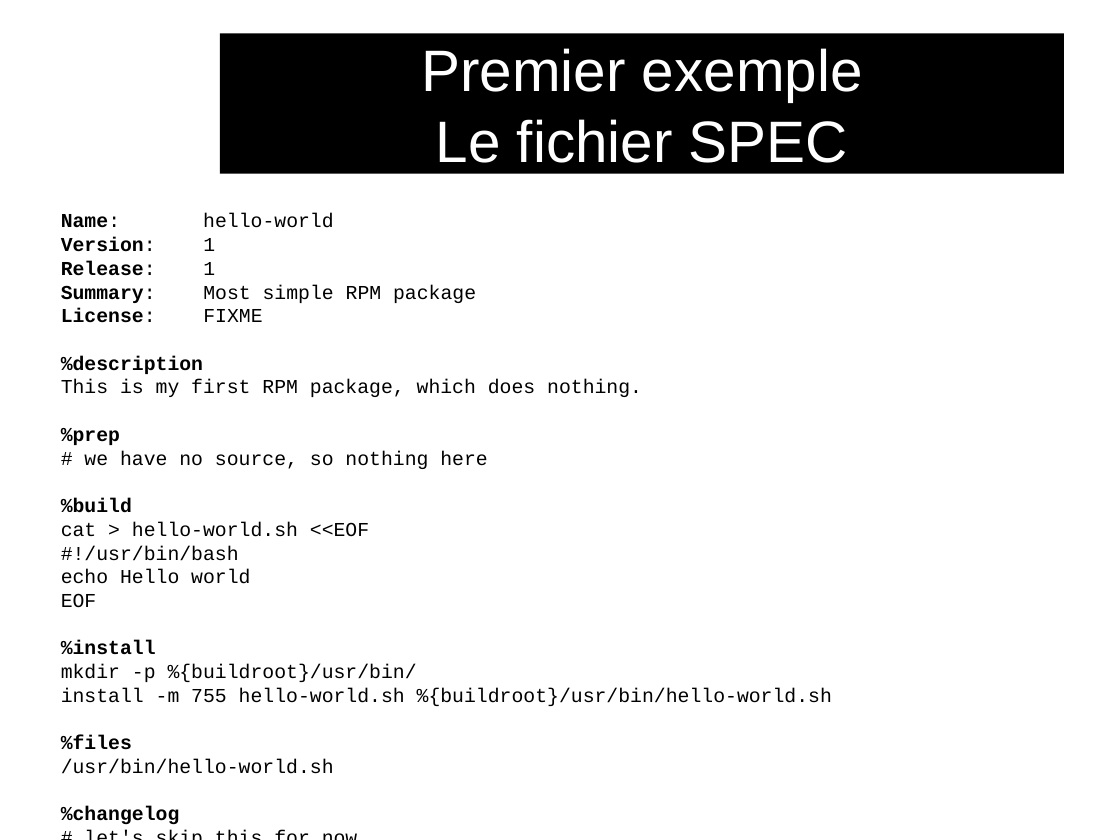
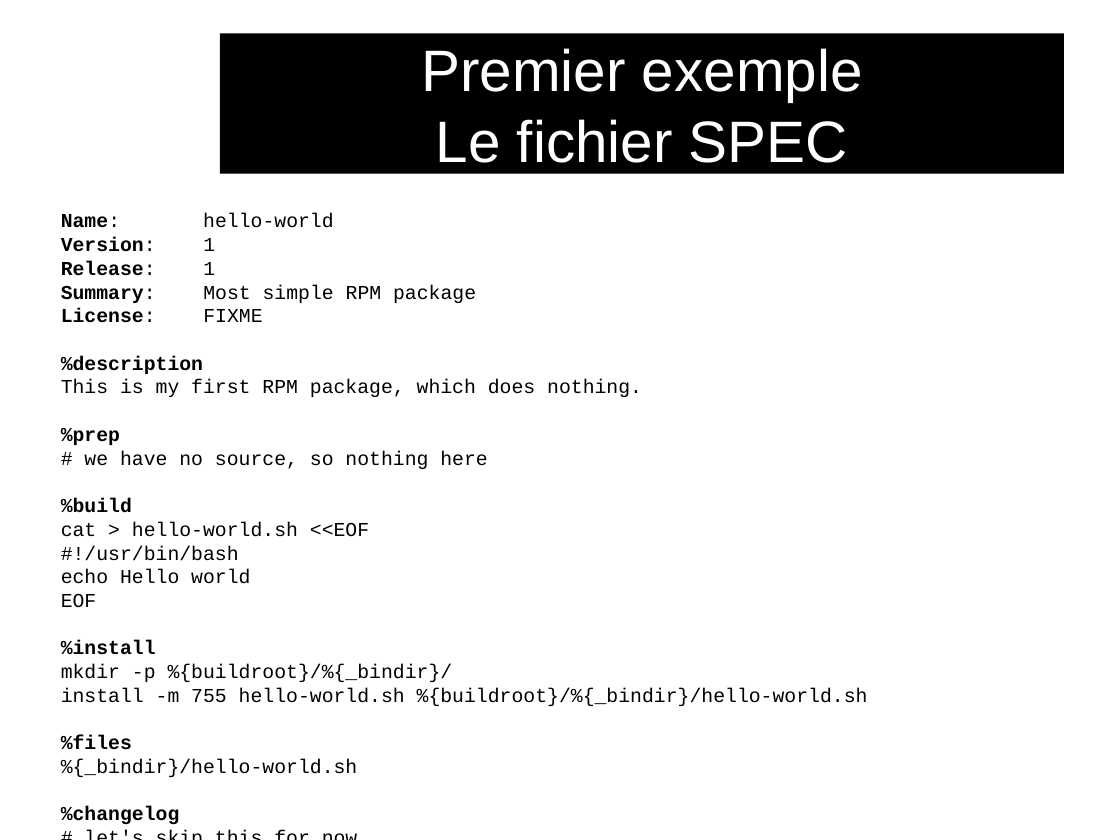
Before and after one commit to audinux/audinux.github.io, a slide deck: slide 9 of workshop/rpm/rpm.odp (slide 12 before the commit). Drawn at 1120x840 pixels with LibreOffice and Linux fonts; fonts in the diff are those of the drawing; background and template pictures are left out. Boxes give left, top, right and bottom in pixels: in the first picture for what was removed or moved away, otherwise in the second. Text is boxed around its words. In the diff, an @@ line names an element or a change of style, - is before the commit and + after.

```diff
--- a/workshop/rpm/rpm.odp
+++ b/workshop/rpm/rpm.odp
@@ text at [61, 664, 868, 706]: text changed @@
-mkdir -p %{buildroot}/usr/bin/
-install -m 755 hello-world.sh %{buildroot}/usr/bin/hello-world.sh
+mkdir -p %{buildroot}/%{_bindir}/
+install -m 755 hello-world.sh %{buildroot}/%{_bindir}/hello-world.sh
@@ text at [61, 759, 358, 777]: text changed @@
-/usr/bin/hello-world.sh
+%{_bindir}/hello-world.sh
```
Also in this commit, not shown: 10 other slides changed, 1 slide added, 2 other files.
